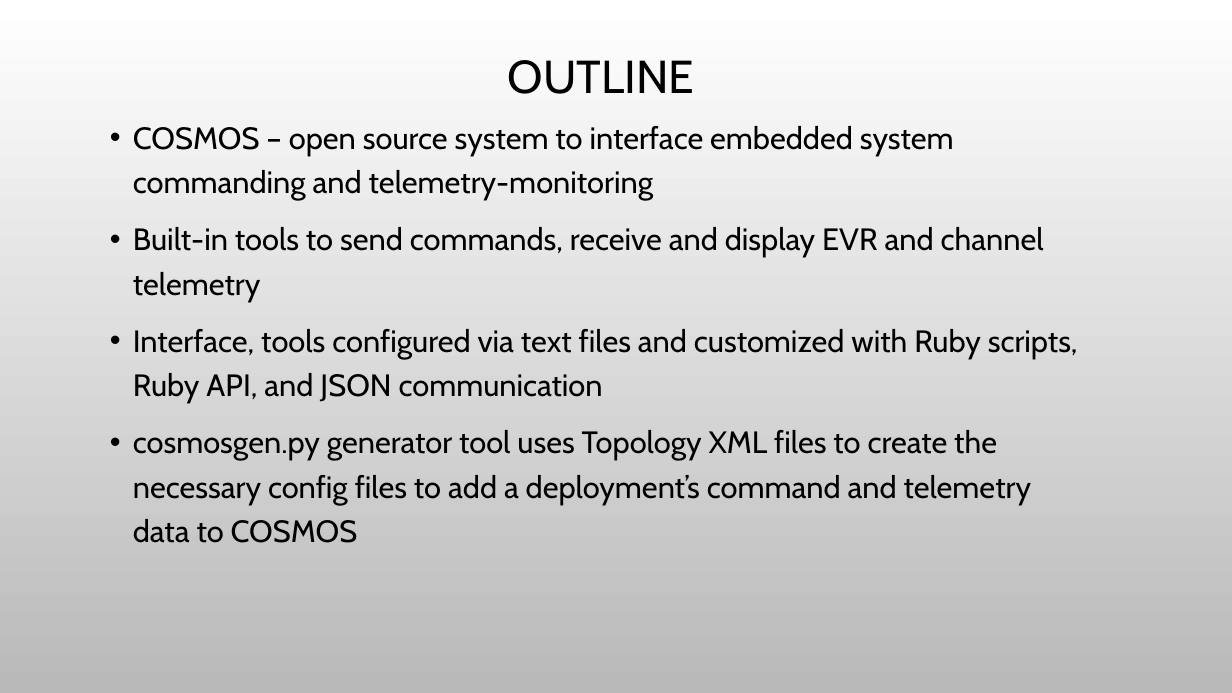
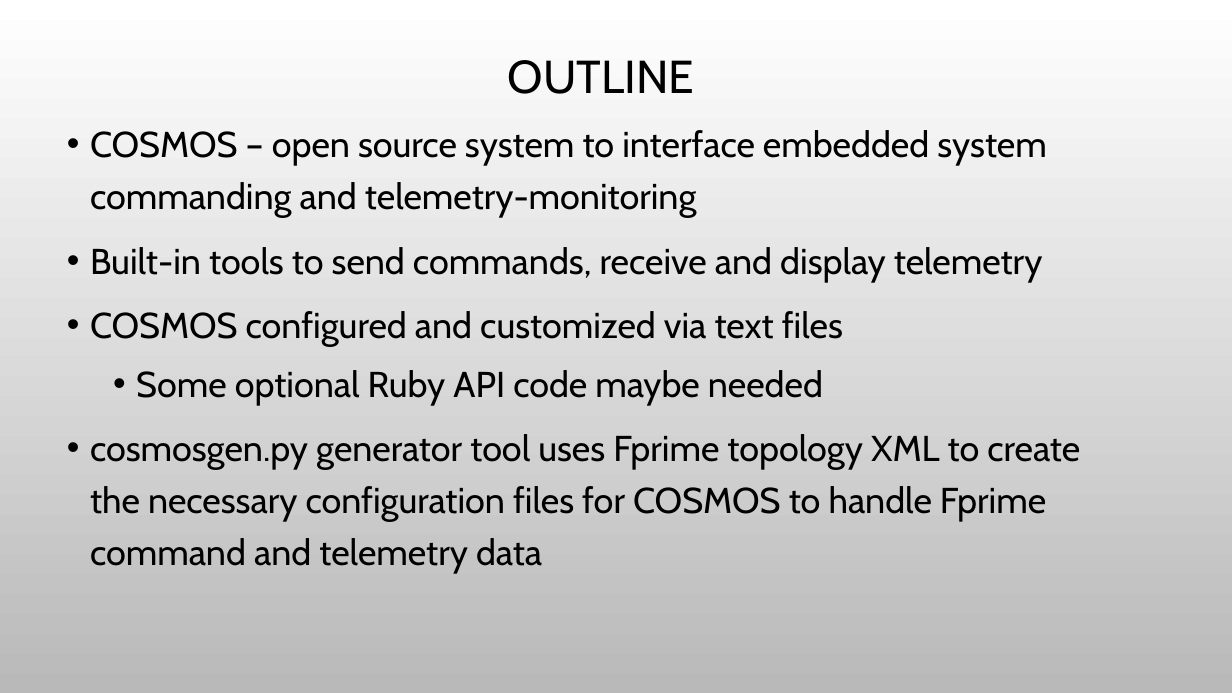
Before and after one commit to JPLOpenSource/fprime-sw-Rel1.0, a slide deck: slide 2 of Autocoders/doc/Cosmos_Presentation.pptx. Drawn at 1232x693 pixels with LibreOffice and Linux fonts; fonts in the diff are those of the drawing; background and template pictures are left out. Boxes give left, top, right and bottom in pixels: in the first picture for what was removed or moved away, otherwise in the second. Text is boxed around its words. In the diff, an @@ line names an element or a change of style, - is before the commit and + after.

Commit message:
Has some minor Len changes.

```diff
--- a/Autocoders/doc/Cosmos_Presentation.pptx
+++ b/Autocoders/doc/Cosmos_Presentation.pptx
@@ text "COSMOS – open source system ...": place and size @@
-text "COSMOS – open source system ..." at (133, 126, 1078, 543)
+text "COSMOS – open source system ..." at (90, 130, 1080, 574)
@@ text at (90, 130, 1047, 218): size 24 to 28 pt in "COSMOS – open source system to interface ..." @@
@@ text at (90, 247, 1080, 574): text changed; size 24 to 28 pt @@
-• Built-in tools to send commands, receive and display EVR and channel telemetry
-• Interface, tools configured via text files and customized with Ruby scripts, Ruby API, and JSON communication
-• cosmosgen.py generator tool uses Topology XML files to create the necessary config files to add a deployment’s command and telemetry data to COSMOS
+• Built-in tools to send commands, receive and display telemetry
+• COSMOS configured and customized via text files
+  • Some optional Ruby API code maybe needed
+• cosmosgen.py generator tool uses Fprime topology XML to create the necessary configuration files for COSMOS to handle Fprime command and telemetry data
```
Also in this commit, not shown: 4 other slides changed.
